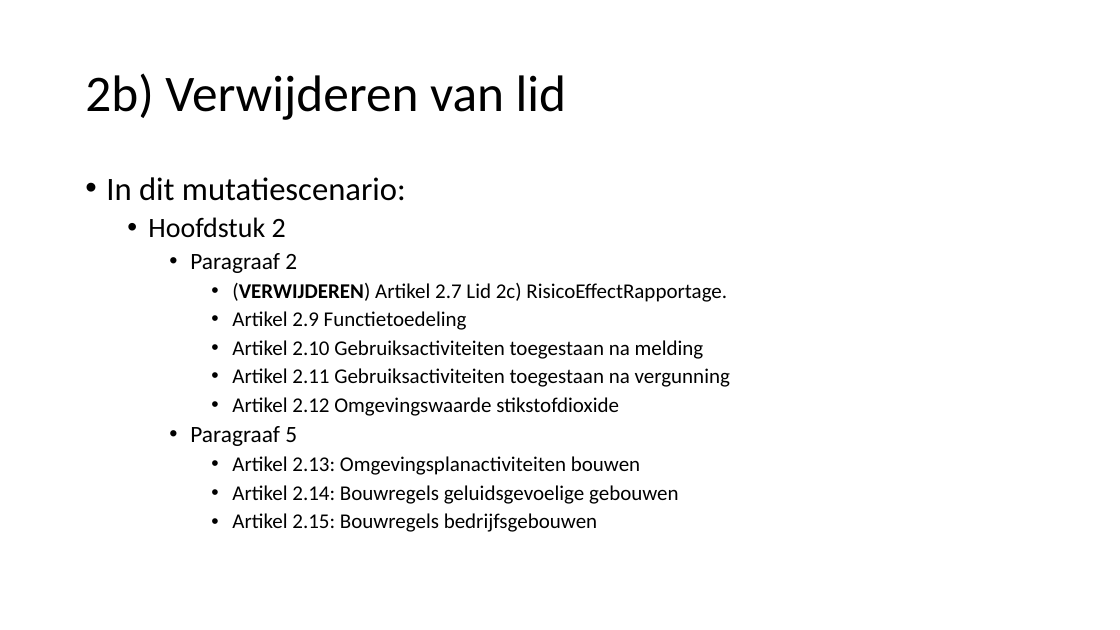
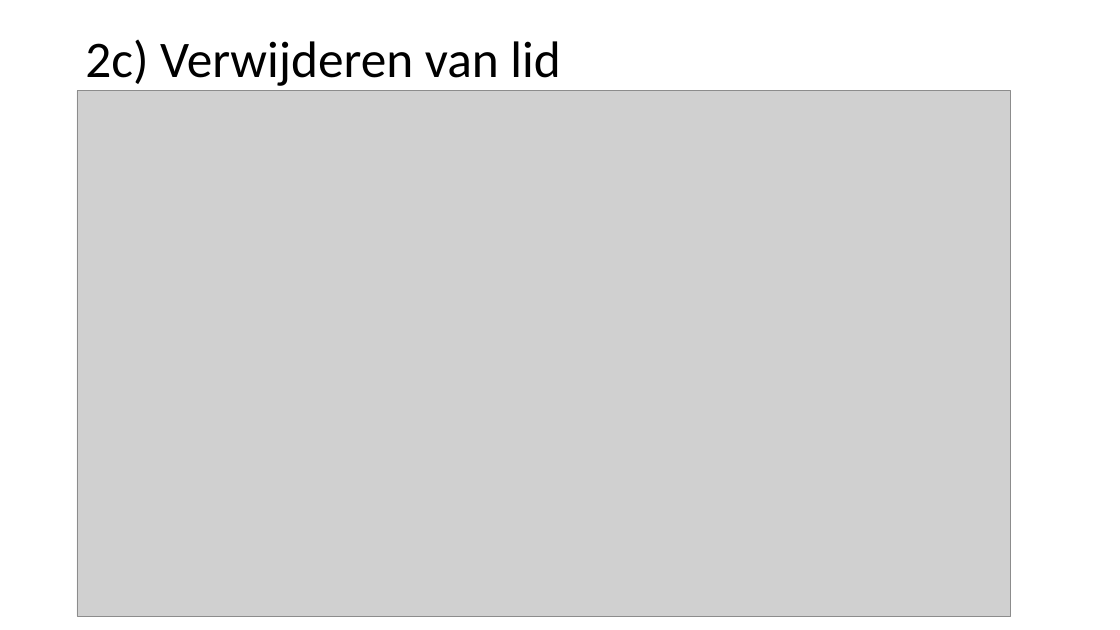
Before and after one commit to Geonovum/xml_omgevingsplan_gemeentestad, a slide deck: slide 9 of Submutatiescenario_s.pptx. Drawn at 1120x630 pixels with LibreOffice and Linux fonts; fonts in the diff are those of the drawing; grey boxes stand for pictures. Boxes give left, top, right and bottom in pixels: in the first picture for what was removed or moved away, otherwise in the second. Text is boxed around its words. In the diff, an @@ line names an element or a change of style, - is before the commit and + after.

```diff
--- a/Submutatiescenario_s.pptx
+++ b/Submutatiescenario_s.pptx
@@ title at [85,40,560,86]: text changed @@
-2b) Verwijderen van lid
+2c) Verwijderen van lid
@@ picture added at [77,91,1011,616] @@
@@ text removed at [106,177,730,532] @@
-• In dit mutatiescenario:
-  • Hoofdstuk 2
-    • Paragraaf 2
-      • (VERWIJDEREN) Artikel 2.7 Lid 2c) RisicoEffectRapportage.
-      • Artikel 2.9 Functietoedeling
-      • Artikel 2.10 Gebruiksactiviteiten toegestaan na melding
-      • Artikel 2.11 Gebruiksactiviteiten toegestaan na vergunning
-      • Artikel 2.12 Omgevingswaarde stikstofdioxide
-    • Paragraaf 5
-      • Artikel 2.13: Omgevingsplanactiviteiten bouwen
-      • Artikel 2.14: Bouwregels geluidsgevoelige gebouwen
-      • Artikel 2.15: Bouwregels bedrijfsgebouwen
```
Also in this commit, not shown: 13 other slides changed, 2 slides added, 5 slides removed.
